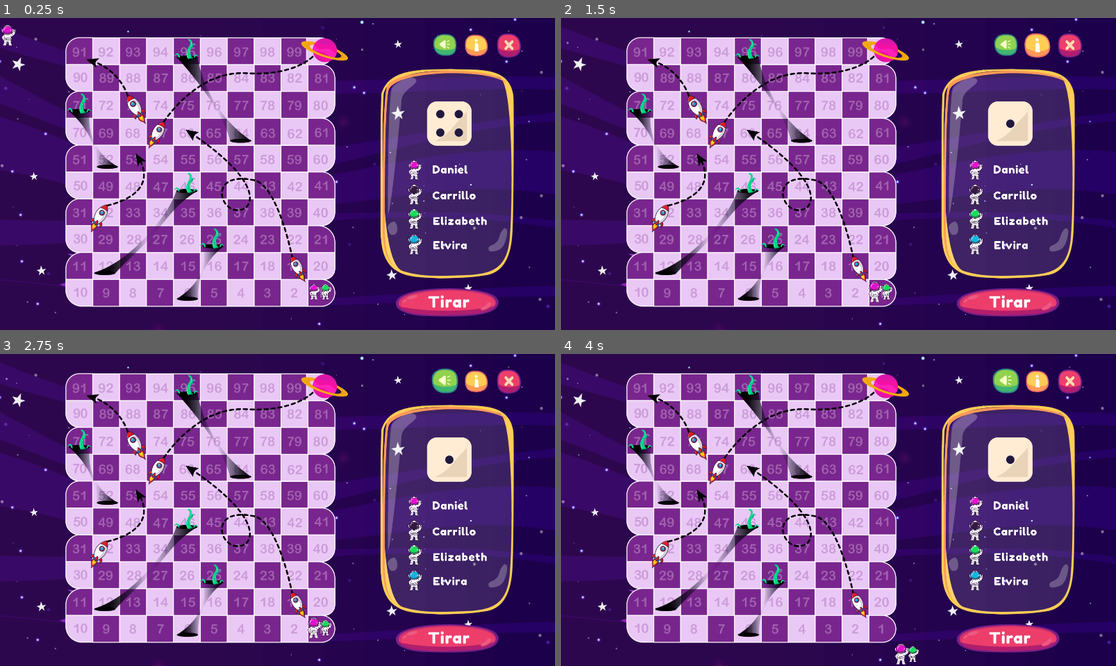
Above: before the commit, frames 1-4 (two rows, left to right).
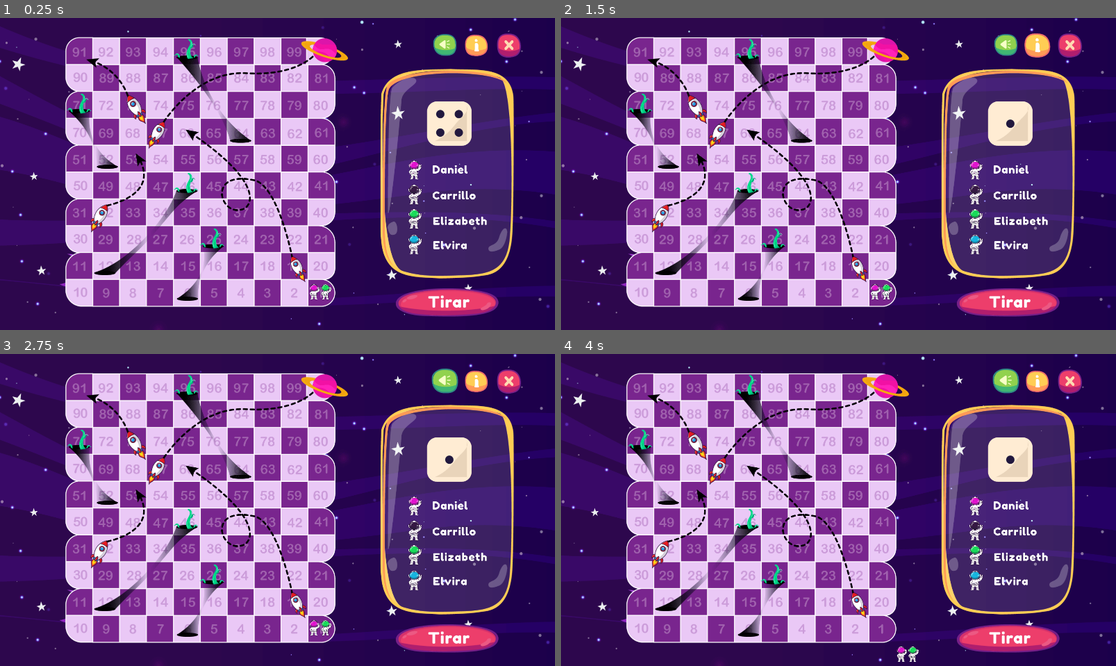
Above: after the commit, the same moments.

Repository: carrilloycardenas/Carrera-espacial
Game: Godot game, scene res://tablero/tablero.tscn
The game is run twice, just before and just after one commit, with the same random seed, the same clock (stepped at 60 frames per second) and the same inputs. The project has no main scene, so this scene is started directly.
Inputs (mouse positions are in pixels of both pictures, inside the frame that each line leads up to):
- Up to frame 1 (0.25 s): no input
- Up to frame 2 (1.5 s): click (1010, 301) at 0.5 s; click (1038, 46) at 1.25 s
- Up to frame 3 (2.75 s): click (444, 382) at 2 s
- Up to frame 4 (4 s): hold Right (ui_right) 2.78-3.53 s; hold Down (ui_down) from 3.53 s (still down)

The runs differ from the first frame. In frame 1, 0.1% of the frame differs, in the area x 0-3%, y 2-9%; in frame 2, less than 0.1%; in frame 3, less than 0.1%; in frame 4, less than 0.1%.

Commit message:
Popup Pregunta

Diff:
--- /dev/null
+++ b/tablero/pregFont.tres
@@ -0,0 +1,7 @@
+[gd_resource type="DynamicFont" load_steps=2 format=2]
+
+[ext_resource path="res://font/FredokaOne-Regular.ttf" type="DynamicFontData" id=1]
+
+[resource]
+size = 24
+font_data = ExtResource( 1 )
--- /dev/null
+++ b/tablero/resGroup.tres
@@ -0,0 +1,3 @@
+[gd_resource type="ButtonGroup" format=2]
+
+[resource]
--- a/tablero/tablero.tscn
+++ b/tablero/tablero.tscn
@@ -41,6 +41,12 @@
 [ext_resource path="res://assets/BOTONES/boton-ok.png" type="Texture" id=39]
 [ext_resource path="res://sprites/astro2.tscn" type="PackedScene" id=40]
 [ext_resource path="res://sprites/astro2.gd" type="Script" id=41]
+[ext_resource path="res://assets/PREGUNTAS/Screenshot from 2023-04-15 11-37-44.png" type="Texture" id=42]
+[ext_resource path="res://assets/PREGUNTAS/contenedor-preguntas.png" type="Texture" id=43]
+[ext_resource path="res://tablero/resGroup.tres" type="ButtonGroup" id=44]
+[ext_resource path="res://assets/PREGUNTAS/boton-aceptar-hover.png" type="Texture" id=45]
+[ext_resource path="res://tablero/pregFont.tres" type="DynamicFont" id=46]
+[ext_resource path="res://assets/PREGUNTAS/boton-aceptar.png" type="Texture" id=47]
 
 [sub_resource type="DynamicFont" id=1]
 size = 37
@@ -70,9 +76,6 @@
 [node name="tablero" type="Node2D"]
 scale = Vector2( 1.875, 1.875 )
 script = ExtResource( 15 )
-__meta__ = {
-"_edit_horizontal_guides_": [ 56.0, 132.0, 975.0 ]
-}
 
 [node name="Tablero" type="Sprite" parent="."]
 position = Vector2( 512, 288 )
@@ -305,6 +308,91 @@
 [node name="pregunta" type="Node2D" parent="."]
 visible = false
 
+[node name="Hover-seleccionjugadores" type="Sprite" parent="pregunta"]
+position = Vector2( 521.333, 302.933 )
+scale = Vector2( 0.575453, 0.600856 )
+texture = ExtResource( 22 )
+
+[node name="Contenedor-preguntas" type="Sprite" parent="pregunta"]
+position = Vector2( 537.067, 307.733 )
+scale = Vector2( 0.567628, 0.567628 )
+texture = ExtResource( 43 )
+
+[node name="ScreenshotFrom2023-04-1511-37-44" type="Sprite" parent="pregunta"]
+visible = false
+position = Vector2( 522.175, 302.767 )
+scale = Vector2( 1.17431, 1.17431 )
+texture = ExtResource( 42 )
+
+[node name="btnRes1" type="CheckBox" parent="pregunta"]
+margin_left = 201.067
+margin_top = 323.733
+margin_right = 225.067
+margin_bottom = 347.733
+group = ExtResource( 44 )
+
+[node name="btnRes2" type="CheckBox" parent="pregunta"]
+margin_left = 437.333
+margin_top = 323.733
+margin_right = 461.333
+margin_bottom = 347.733
+group = ExtResource( 44 )
+
+[node name="btnRes3" type="CheckBox" parent="pregunta"]
+margin_left = 676.267
+margin_top = 323.733
+margin_right = 700.267
+margin_bottom = 347.733
+group = ExtResource( 44 )
+
+[node name="lblPreg" type="Label" parent="pregunta"]
+margin_left = 214.0
+margin_top = 221.0
+margin_right = 863.0
+margin_bottom = 289.0
+custom_colors/font_color = Color( 0.215686, 0.101961, 0.270588, 1 )
+custom_fonts/font = ExtResource( 46 )
+text = "¿"
+
+[node name="lblRes1" type="Label" parent="pregunta"]
+margin_left = 235.467
+margin_top = 307.333
+margin_right = 426.467
+margin_bottom = 337.333
+custom_colors/font_color = Color( 0.215686, 0.101961, 0.270588, 1 )
+custom_fonts/font = ExtResource( 46 )
+text = "1sadfasdas"
+autowrap = true
+
+[node name="lblRes2" type="Label" parent="pregunta"]
+margin_left = 475.0
+margin_top = 307.0
+margin_right = 665.0
+margin_bottom = 337.0
+custom_colors/font_color = Color( 0.215686, 0.101961, 0.270588, 1 )
+custom_fonts/font = ExtResource( 46 )
+text = "2as"
+autowrap = true
+
+[node name="lblRes3" type="Label" parent="pregunta"]
+margin_left = 713.0
+margin_top = 307.0
+margin_right = 896.0
+margin_bottom = 337.0
+custom_colors/font_color = Color( 0.215686, 0.101961, 0.270588, 1 )
+custom_fonts/font = ExtResource( 46 )
+text = "3asd"
+autowrap = true
+
+[node name="TextureButton" type="TextureButton" parent="pregunta"]
+margin_left = 439.467
+margin_top = 380.8
+margin_right = 1228.47
+margin_bottom = 694.8
+rect_scale = Vector2( 0.275, 0.275 )
+texture_normal = ExtResource( 47 )
+texture_hover = ExtResource( 45 )
+
 [node name="correcto" type="Node2D" parent="."]
 visible = false
 
@@ -407,8 +495,6 @@
 position = Vector2( 803.733, 306.667 )
 scale = Vector2( 0.3, 0.3 )
 
-[node name="astro3" parent="." instance=ExtResource( 19 )]
-
 [connection signal="pressed" from="btn-tirar" to="." method="_on_btntirar_pressed"]
 [connection signal="pressed" from="btn-salir" to="." method="_on_btnsalir_pressed"]
 [connection signal="pressed" from="salir/btn-regresar" to="." method="_on_btnregresar_pressed"]
Binary file added: assets/PREGUNTAS/Screenshot from 2023-04-15 11-37-44.png
Not shown, added: assets/PREGUNTAS/Screenshot from 2023-04-15 11-37-44.png.import
Binary file added: assets/PREGUNTAS/boton-aceptar-hover.png
Not shown, added: assets/PREGUNTAS/boton-aceptar-hover.png.import
Binary file added: assets/PREGUNTAS/boton-aceptar.png
Not shown, added: assets/PREGUNTAS/boton-aceptar.png.import
Binary file added: assets/PREGUNTAS/contenedor-preguntas.png
Not shown, added: assets/PREGUNTAS/contenedor-preguntas.png.import
Not shown: 1 places in tablero/tablero.tscn that only renumber resources
